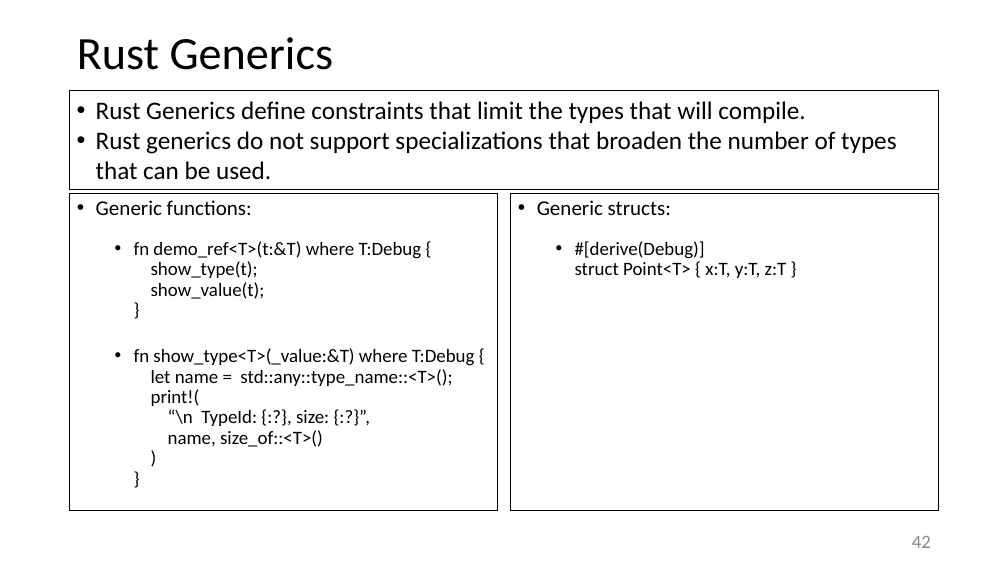
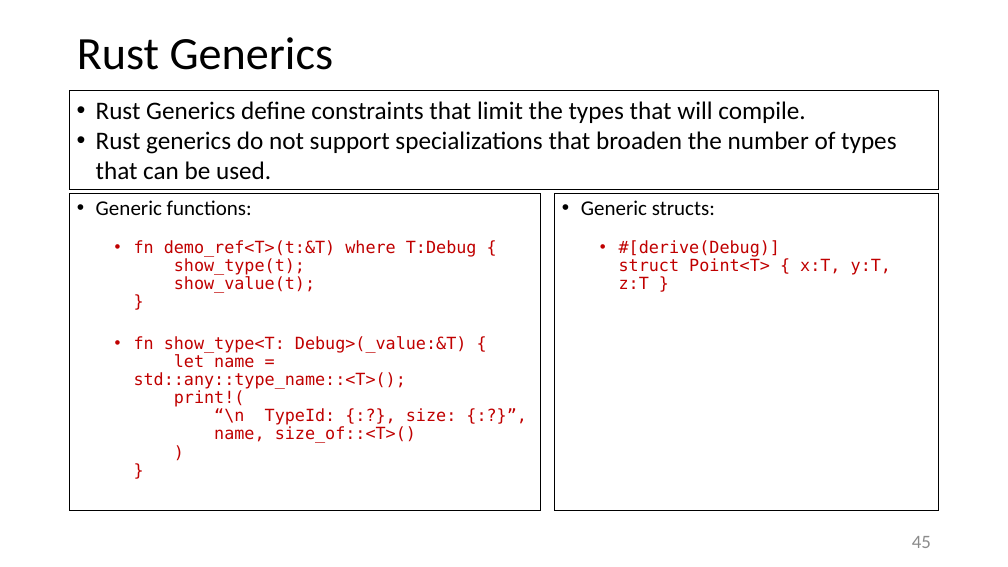
Before and after one commit to JimFawcett/JimFawcett.github.io, a slide deck: slide 45 of Resources/RustModels.pptx (slide 42 before the commit). Drawn at 1008x567 pixels with LibreOffice and Linux fonts; fonts in the diff are those of the drawing. Boxes give left, top, right and bottom in pixels: in the first picture for what was removed or moved away, otherwise in the second. Text is boxed around its words. In the diff, an @@ line names an element or a change of style, - is before the commit and + after.

Commit message:
updating slides

```diff
--- a/Resources/RustModels.pptx
+++ b/Resources/RustModels.pptx
@@ text "Generic functions:": place and size @@
-text "Generic functions:" at (70, 194, 498, 511)
+text "Generic functions:" at (70, 194, 541, 511)
@@ text "Generic structs:": place and size @@
-text "Generic structs:" at (510, 194, 939, 511)
+text "Generic structs:" at (554, 194, 938, 511)
@@ text at (134, 240, 477, 293): size 18 to 16 pt, font Calibri to DejaVu Sans Mono, text colour #000000 to #C00000 in "fn demo_ref<T>(t:&T) where T:Debug { show_type(t); show_valu ..." @@
@@ text at (619, 240, 891, 289): size 18 to 16 pt, font Calibri to DejaVu Sans Mono, text colour #000000 to #C00000 in "#[derive(Debug)] struct Point<T> { x:T, y:T, z:T ..." @@
@@ text at (134, 336, 467, 443): text changed; size 18 to 16 pt; font Calibri to DejaVu Sans Mono; text colour #000000 to #C00000 @@
-  • fn show_type<T>(_value:&T) where T:Debug {
-    let name = std::any::type_name::<T>();
-    print!(
-    “\n TypeId: {:?}, size: {:?}”,
-    name, size_of::<T>()
-    )
-    }
+  • fn show_type<T: Debug>(_value:&T) {
+    let name = std::any::type_name::<T>();
+    print!(
+    “\n TypeId: {:?}, size: {:?}”,
+    name, size_of::<T>()
+    )
+    }
@@ page number at (912, 536, 931, 548): text changed @@
-42
+45
```
Also in this commit, not shown: 19 other slides changed, 7 slides added.
